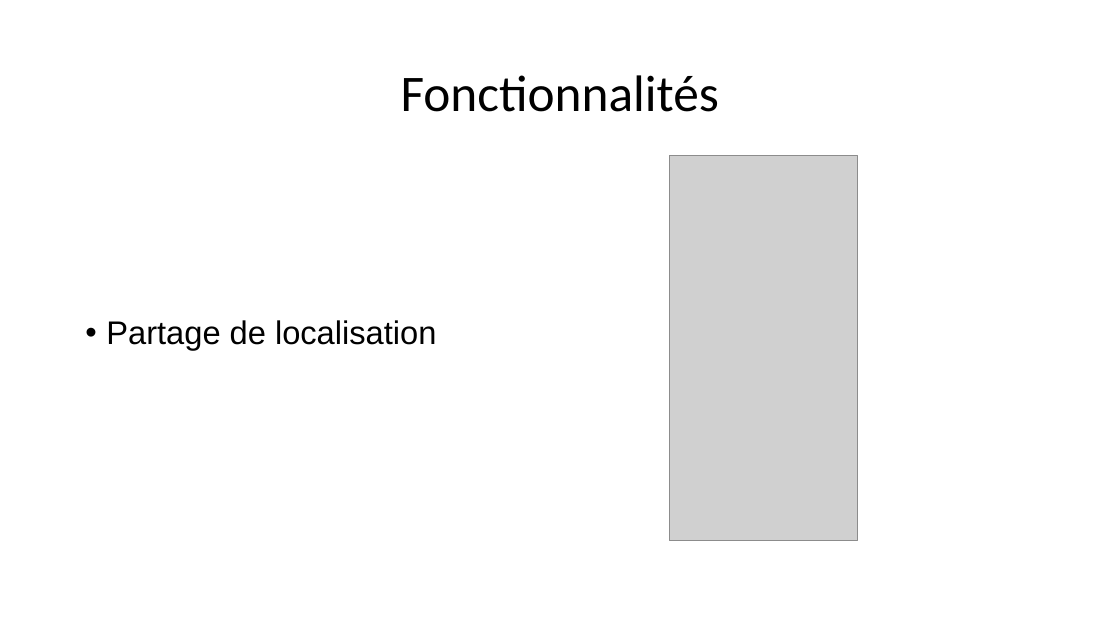
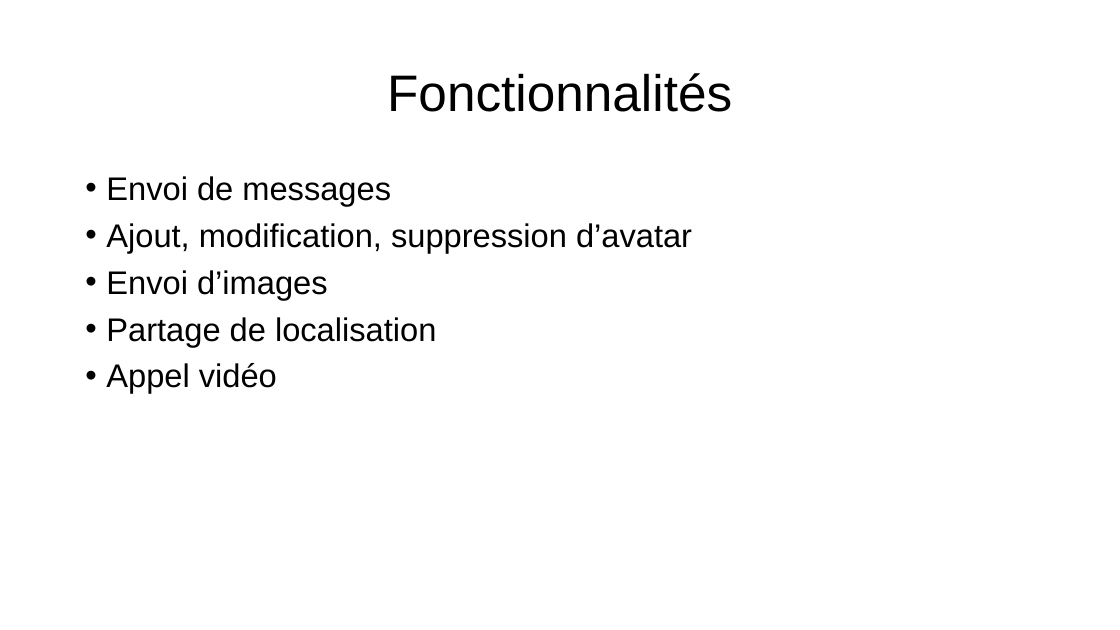
Before and after one commit to 0nza1101/Connect, a slide deck: slide 5 of Ressources/presentation_projet_connect.pptx (slide 9 before the commit). Drawn at 1120x630 pixels with LibreOffice and Linux fonts; fonts in the diff are those of the drawing; grey boxes stand for pictures. Boxes give left, top, right and bottom in pixels: in the first picture for what was removed or moved away, otherwise in the second. Text is boxed around its words. In the diff, an @@ line names an element or a change of style, - is before the commit and + after.

```diff
--- a/Ressources/presentation_projet_connect.pptx
+++ b/Ressources/presentation_projet_connect.pptx
@@ title "Fonctionnalités" at box(387, 73, 732, 112): font Calibri to Arial @@
@@ text at box(106, 176, 692, 299): paragraphs added @@
+• Envoi de messages
+• Ajout, modification, suppression d’avatar
+• Envoi d’images
@@ picture removed at box(670, 155, 858, 541) @@
@@ text at box(106, 363, 277, 393): paragraph added @@
+• Appel vidéo
```
Also in this commit, not shown: 3 other slides changed, 1 slide added, 5 slides removed.
